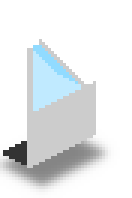
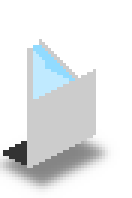
Layer changes from the first 132px x 198px image to the second:
painted on "Glass side" over 33, 81, 81, 111
painted on "Glass 1" over 45, 63, 78, 84
painted on "Down" over 45, 63, 93, 87
painted on "Side" over 33, 69, 96, 111
